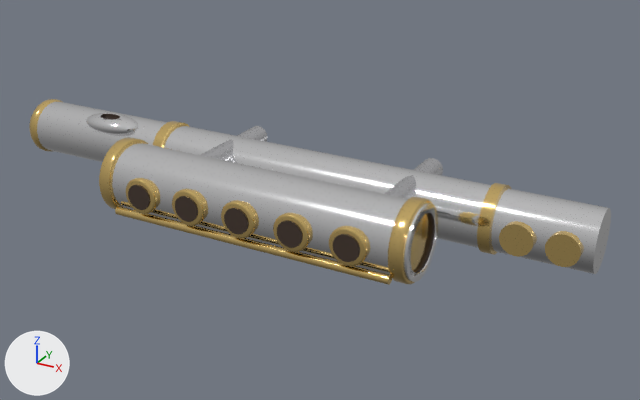
What one commit did to the Blender file tools/video/marble_music/assets/instruments/flute/v5/model.blend.
Camera for both pictures: a 50 mm lens placed at (0.784, -1.206, 0.619), pointed at (0.028, 0.169, -0.069). Every picture has the same lights, and +X, +Y and +Z are marked at lower left. The older version comes first.

The first picture shows 'flute_v5_default'.
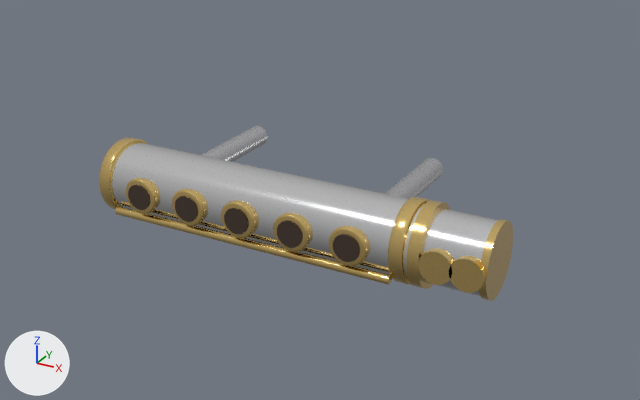
Location of each change, (x1, y1, x2, y2) in pixels of the pictures (640 x 400 px; the box of a moved part takes in the faces that stretch with it):
'flute_v5_default', reshaped (29% narrower)
    before: (29, 99, 611, 285)
    after: (99, 126, 513, 301)
part 1 of me_flute_v5_default, added (beige)
    after: (479, 219, 513, 301)
part 2 of me_flute_v5_default, added (beige)
    after: (406, 200, 450, 289)
part 3 of me_flute_v5_default, added (beige)
    after: (418, 248, 454, 285)
part 4 of me_flute_v5_default, added (beige)
    after: (449, 256, 486, 293)
part 5 of me_flute_v5_default, deleted
    before: (29, 99, 582, 267)
part 6 of me_flute_v5_default, moved or reshaped
    before: (37, 101, 611, 274)
    after: (421, 209, 497, 297)

The change, as a diff of the scene's bpy script:
```diff
--- a/tools/video/marble_music/assets/instruments/flute/v5/model.blend.py
+++ b/tools/video/marble_music/assets/instruments/flute/v5/model.blend.py
@@ me_flute_v5_default @@
 # used by ob_flute_v5_default; location = (0.0, 0.0, 0.0)
-me_flute_v5_default.from_pydata(...)  # 3810 vertices, 3166 faces; spans x -0.75..0.55, y -0.078..0.31, z -0.119..0.051
+me_flute_v5_default.from_pydata(...)  # 3000 vertices, 2312 faces; spans x -0.31..0.439, y -0.078..0.31, z -0.091..0.051
+# me_flute_v5_default part 1: a new loose piece, a 48-sided cylinder along x spanning x 0.427..0.439, y -0.064..0.064, z -0.084..0.044, in mat_fl4_gold (beige #f9d789)
+# me_flute_v5_default part 2: a new loose piece, a 48-sided cylinder along x spanning x 0.312..0.332, y -0.071..0.071, z -0.091..0.051, in mat_fl4_gold (beige #f9d789)
+# me_flute_v5_default part 3: a new loose piece, a 24-sided cylinder along y spanning x 0.332..0.388, y -0.072..-0.06, z -0.048..0.008, in mat_fl4_gold (beige #f9d789)
+# me_flute_v5_default part 4: a new loose piece, a 24-sided cylinder along y spanning x 0.382..0.438, y -0.072..-0.06, z -0.048..0.008, in mat_fl4_gold (beige #f9d789)
+# me_flute_v5_default part 5: 6 loose pieces with 1114 vertices, spanning x -0.75..0.53, y 0.151..0.284, z -0.119..0.012, are deleted
+# me_flute_v5_default part 6
+# 40 vertices are removed from x -0.71, y 0.162..0.278, z -0.113..0.003
+# 42 faces are deleted
+# 40 vertices move from x 0.55, y 0.162..0.278, z -0.113..0.003 to x 0.435, y -0.061..0.061, z -0.081..0.041
+# 8 vertices are added at x 0.305, y 0.031..0.061, z -0.012..0.033
+# 40 new vertices lie (-0.13, 0.0, 0.0) away from vertices in x 0.55, y 0.162..0.278, z -0.113..0.003
+# 8 new vertices lie (0.13, 0.0, 0.0) away from vertices in x 0.305, y 0.031..0.061, z -0.012..0.033
+# 50 new faces join them, mat_flute_v5_body_default (white #f6f6f7)
 me_flute_v5_default.materials.append(mat_flute_v5_body_default)
```
